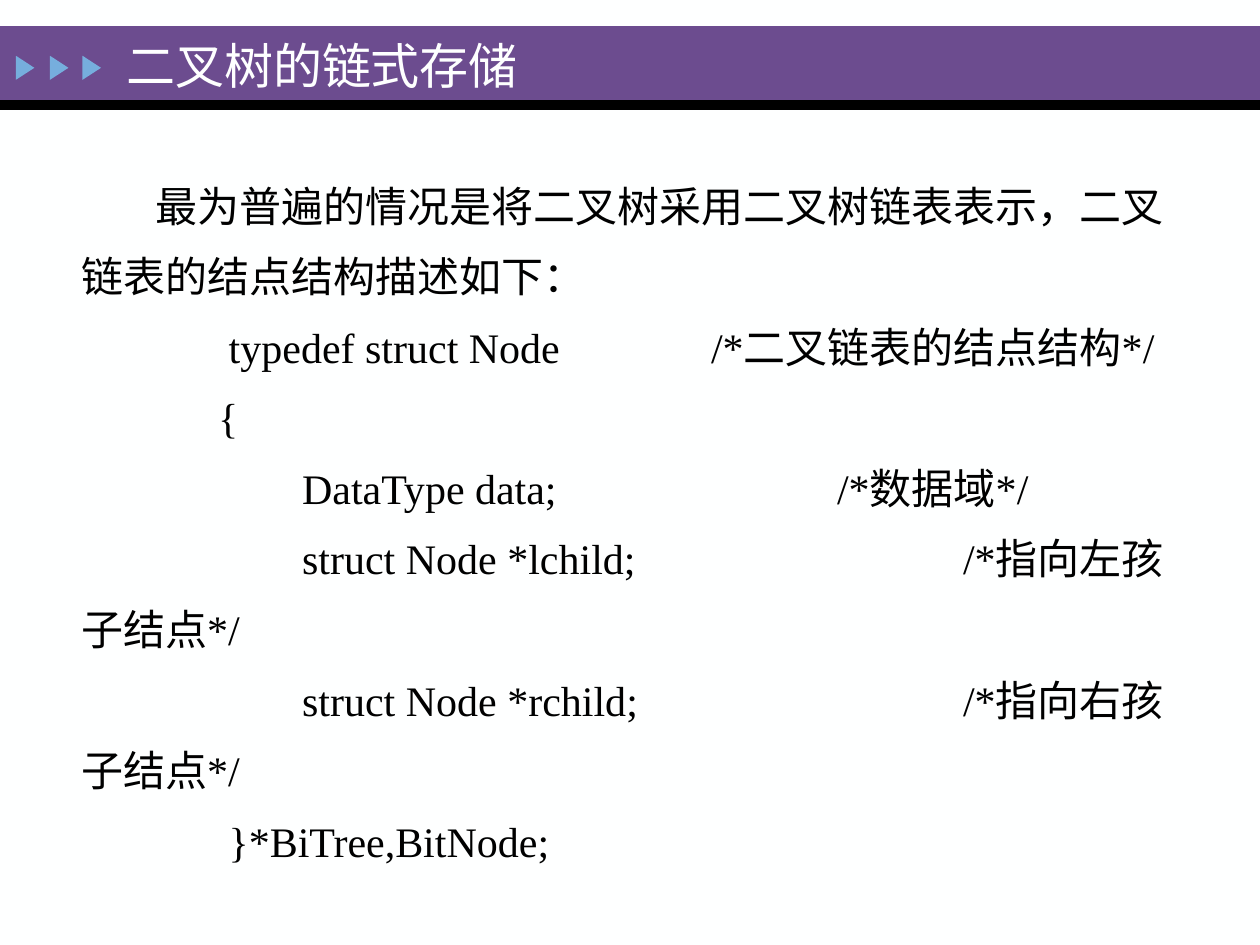
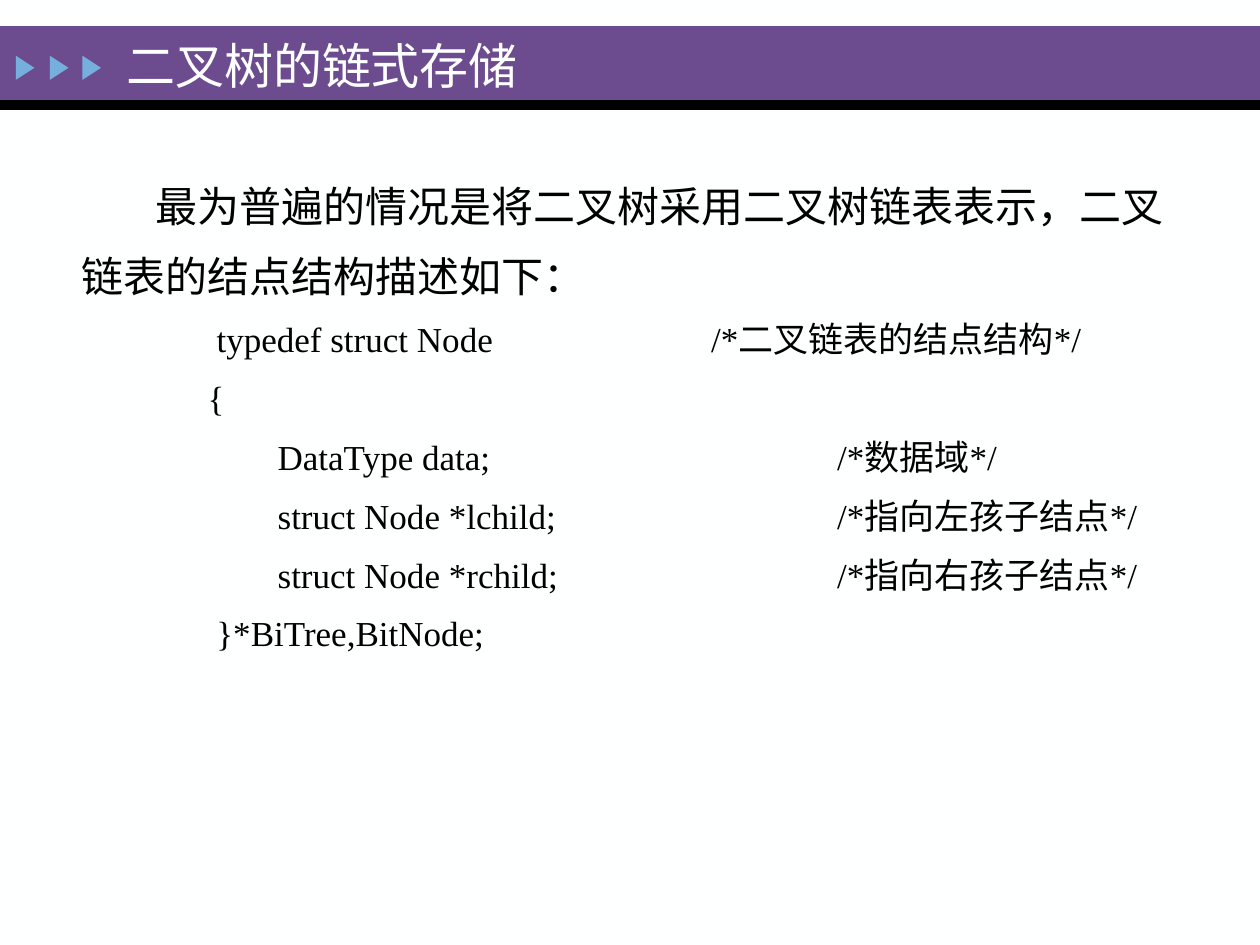
Before and after one commit to zeemeil/zeemeil.github.io, a slide deck: slide 57 of files/2025_1_DS/0402_DS_Tree.pptx (slide 54 before the commit). Drawn at 1260x945 pixels with LibreOffice and Linux fonts; fonts in the diff are those of the drawing. Boxes give left, top, right and bottom in pixels: in the first picture for what was removed or moved away, otherwise in the second. Text is boxed around its words. In the diff, an @@ line names an element or a change of style, - is before the commit and + after.

```diff
--- a/files/2025_1_DS/0402_DS_Tree.pptx
+++ b/files/2025_1_DS/0402_DS_Tree.pptx
@@ text at (216, 325, 1137, 652): size 24 to 20 pt in "typedef struct Node /*二叉链表的结点结构*/", "{", "DataType data; /*数据域*/", "struct Node *lchild; /*指向左孩子结点*/" and 2 more places @@
```
Also in this commit, not shown: 12 other slides changed, 42 slides added, 3 slides removed, 15 other files.
